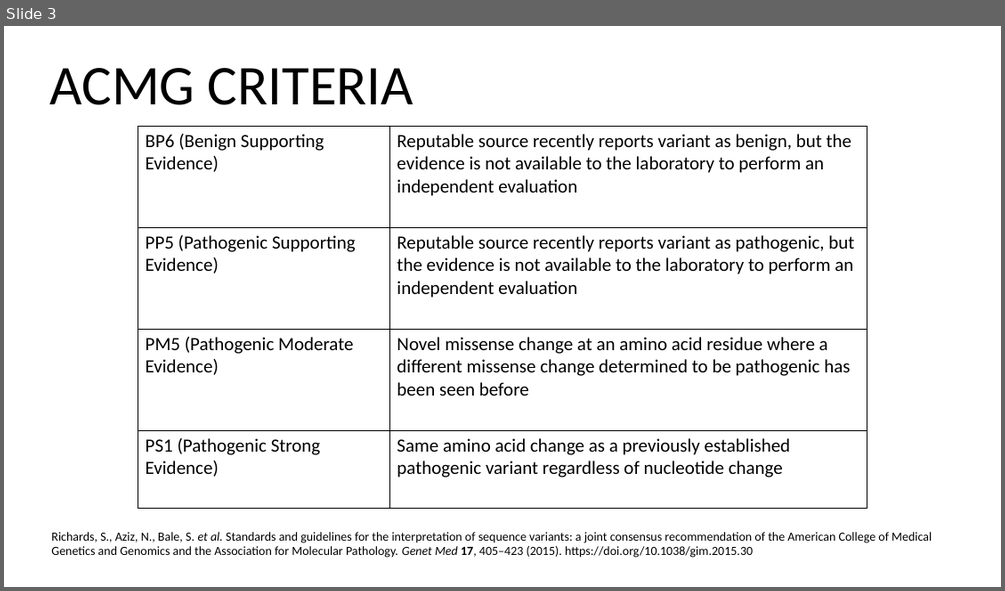
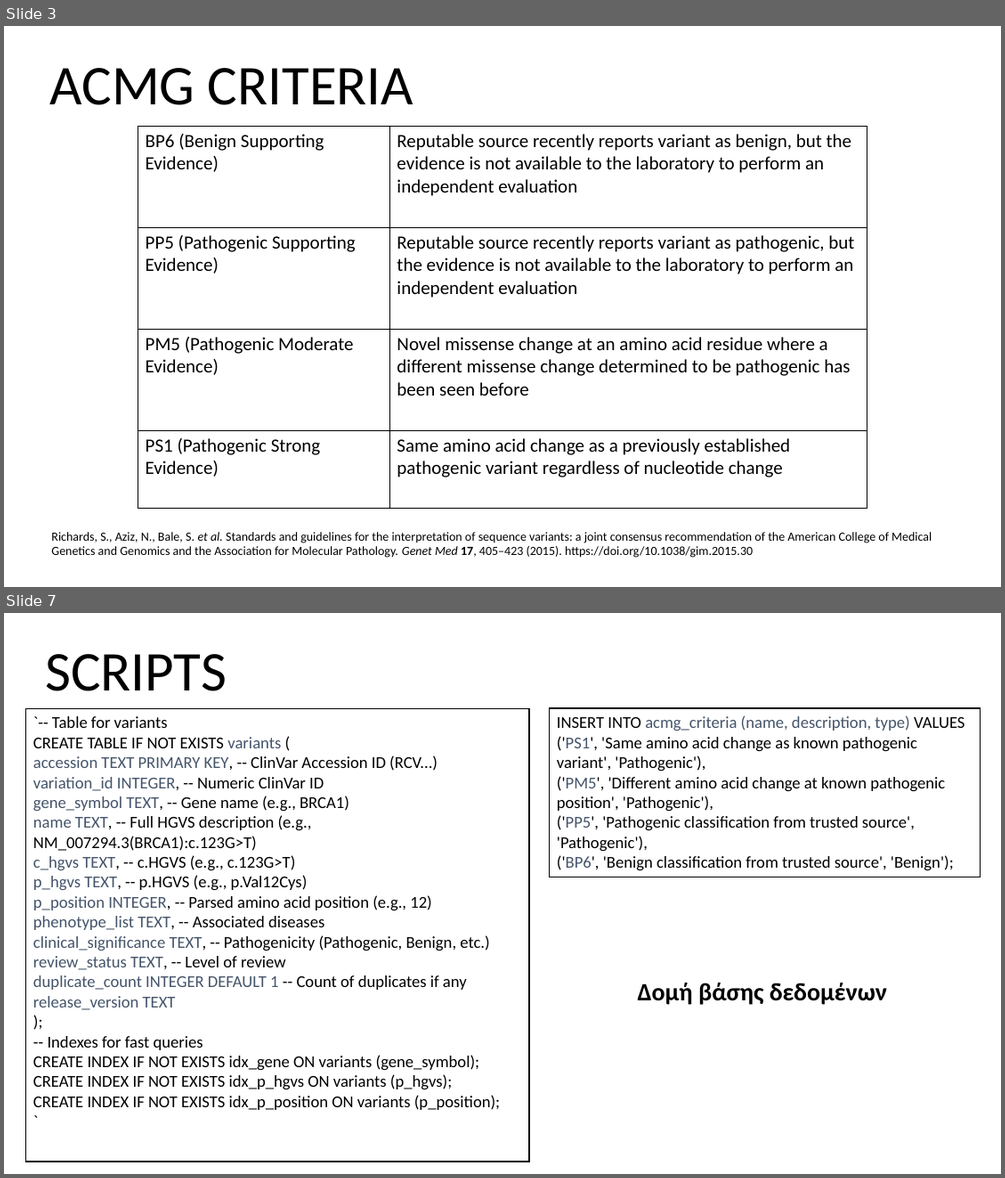
Before and after one commit to iliaanaa/genekor, a slide deck: intro.pptx. Shown one above the other, each under a label of ours: slide 3 before the commit, slides 3 and 7 after it; the slides between them are not shown. The pictures are 1005x591 and 1005x1178 pixels, drawn with LibreOffice and Linux fonts; fonts in the diff are those of the drawing. Boxes give left, top, right and bottom in pixels: in the first picture for what was removed or moved away, otherwise in the second. Text is boxed around its words. In the diff, an @@ line names an element or a change of style, - is before the commit and + after.

```diff
--- a/intro.pptx
+++ b/intro.pptx
@@ slide 7 added at [4,613,1001,1174], background #FFFFFF @@
@@ text added at [45,654,226,691], 54 pt, text #000000 @@
+SCRIPTS
@@ rectangle added at [25,708,529,1161], fill #FFFFFF, outline #000000 1 pt, 16 pt, text #000000 @@
+`-- Table for variants
+CREATE TABLE IF NOT EXISTS variants (
+accession TEXT PRIMARY KEY, -- ClinVar Accession ID (RCV...)
+variation_id INTEGER, -- Numeric ClinVar ID
+gene_symbol TEXT, -- Gene name (e.g., BRCA1)
+name TEXT, -- Full HGVS description (e.g., NM_007294.3(BRCA1):c.123G>T)
+c_hgvs TEXT, -- c.HGVS (e.g., c.123G>T)
+p_hgvs TEXT, -- p.HGVS (e.g., p.Val12Cys)
+p_position INTEGER, -- Parsed amino acid position (e.g., 12)
+phenotype_list TEXT, -- Associated diseases
+clinical_significance TEXT, -- Pathogenicity (Pathogenic, Benign, etc.)
+review_status TEXT, -- Level of review
+duplicate_count INTEGER DEFAULT 1 -- Count of duplicates if any
+release_version TEXT
+);
+-- Indexes for fast queries
+CREATE INDEX IF NOT EXISTS idx_gene ON variants (gene_symbol);
+CREATE INDEX IF NOT EXISTS idx_p_hgvs ON variants (p_hgvs);
+CREATE INDEX IF NOT EXISTS idx_p_position ON variants (p_position);
+`
@@ rectangle added at [550,708,979,877], fill #FFFFFF, outline #000000 1 pt, 16 pt, text #000000 @@
+INSERT INTO acmg_criteria (name, description, type) VALUES
+('PS1', 'Same amino acid change as known pathogenic variant', 'Pathogenic'),
+('PM5', 'Different amino acid change at known pathogenic position', 'Pathogenic'),
+('PP5', 'Pathogenic classification from trusted source', 'Pathogenic'),
+('BP6', 'Benign classification from trusted source', 'Benign');
@@ text added at [638,982,887,1005], 24 pt, text #000000, bold @@
+Δομή βάσης δεδομένων
```
Also in this commit, not shown: 1 slide changed, 9 other slides added, 1 slide removed.
